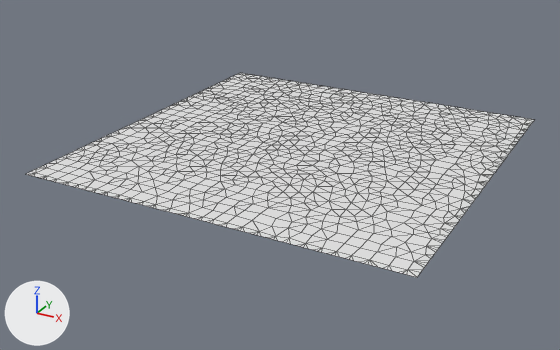
A saved change to the FBX model Assets/Graphics/Models/WaterPlane.fbx.
Both versions are drawn from a 50 mm camera at (44.0, -86.1, 37.9) aimed at (-1.8, -2.9, -3.7). Arrows for +X, +Y and +Z are at lower left; the lights stay in place. Mesh edges are drawn as thin lines. Where no turn or scale is listed for an object, it has been applied to the vertices.

Objects in the first picture: 'Water_LOD0'.
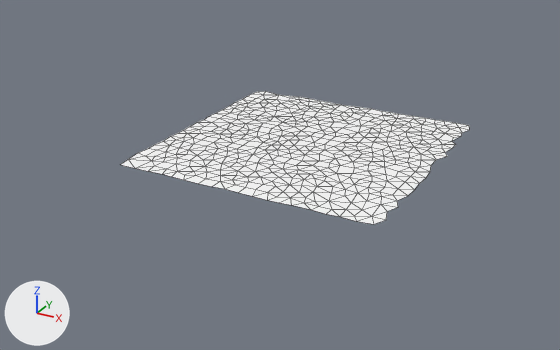
The newer file is also turned or shifted as a whole; pictures and numbers use the older file's frame.

Changed parts and their boxes (x1, y1, x2, y2) in the pictures (560 x 350 px):
'Water_LOD0', reshaped (31% narrower, 35% shorter)
    before: (27, 73, 534, 277)
    after: (121, 91, 470, 224)
part 1 of me_plane_003, cut back
    before: (27, 73, 534, 277)
    after: (121, 92, 356, 171)
part 2 of me_plane_003, recoloured
    both: (146, 91, 470, 224)

Diff of the bpy script that builds the scene:
```diff
--- a/Assets/Graphics/Models/WaterPlane.fbx.py
+++ b/Assets/Graphics/Models/WaterPlane.fbx.py
@@ mat_material @@
+mat_material = principled_material('Material')
+mat_material.base_color = (1.0, 1.0, 1.0)  # white #ffffff
@@ me_plane_003 @@
 # used by ob_water_lod0; location = (0.0, 0.0, 0.0)
-me_plane_003.from_pydata(...)  # 1205 vertices, 1746 faces; spans x -25.0..25.0, y -25.0..25.0, z 0.0
+me_plane_003.from_pydata(...)  # 459 vertices, 776 faces; spans x -17.3..18.3, y -17.2..18.2, z 0.0
+# me_plane_003 part 1: 752 vertices removed from x -25.0..25.0, y -25.0..25.0, z 0.0; 6 vertices added at x -17.3..-2.4, y -17.2..17.7, z 0.0
+# me_plane_003 part 2: 759 faces spanning x -17.3..18.3, y -17.2..18.2, z 0.0 switch from no material to mat_material (white #ffffff)
```
